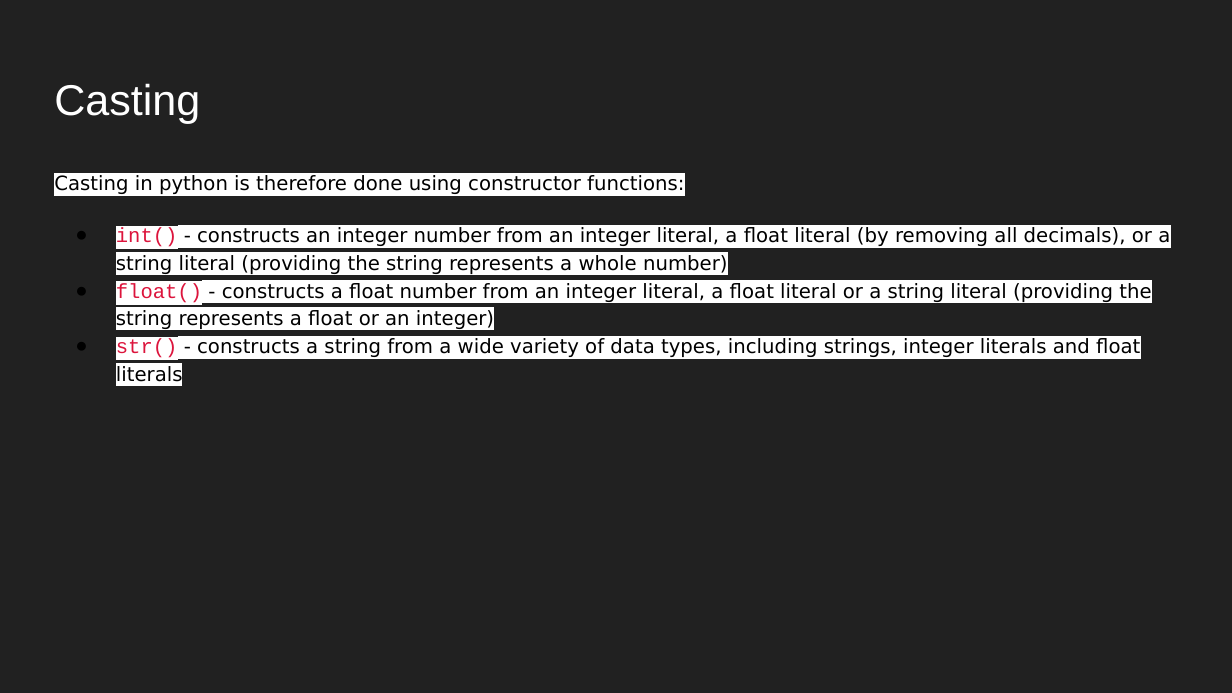
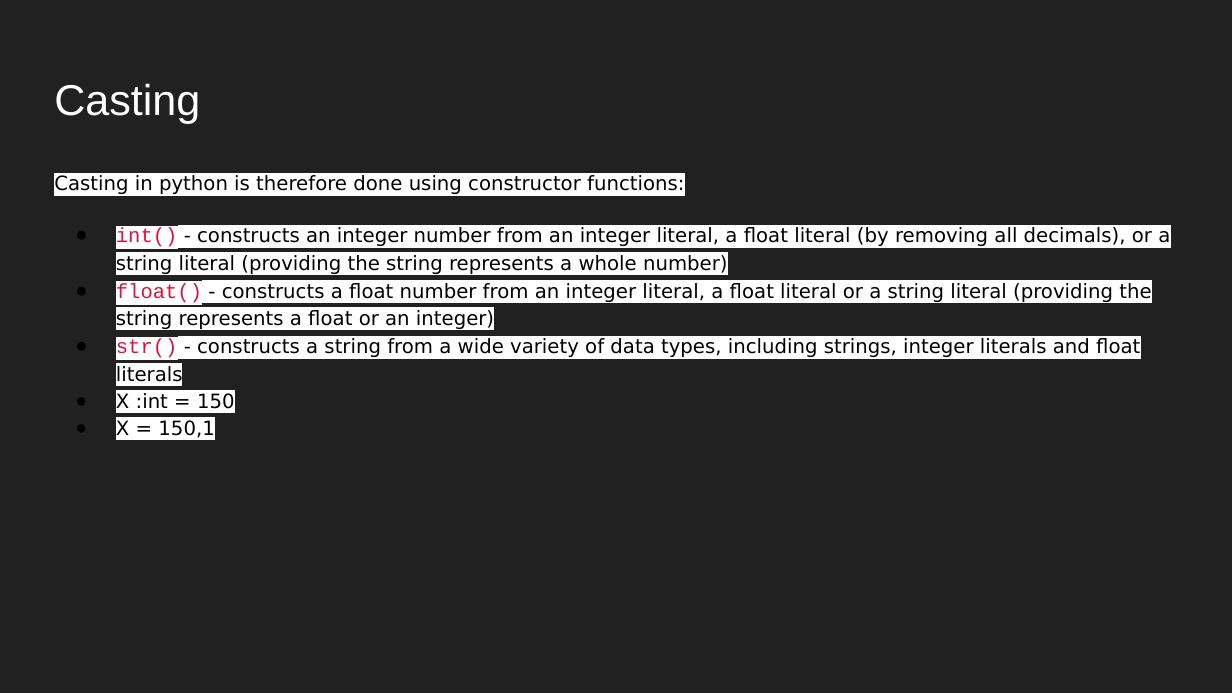
Before and after one commit to nsolaf1/Technology_Programming, a slide deck: slide 5 of Slides/Lesson 9 Data Types .pptx. Drawn at 1232x693 pixels with LibreOffice and Linux fonts; fonts in the diff are those of the drawing. Boxes give left, top, right and bottom in pixels: in the first picture for what was removed or moved away, otherwise in the second. Text is boxed around its words. In the diff, an @@ line names an element or a change of style, - is before the commit and + after.

```diff
--- a/Slides/Lesson 9 Data Types .pptx
+++ b/Slides/Lesson 9 Data Types .pptx
@@ text at box(116, 393, 235, 438): paragraphs added @@
+● X :int = 150
+● X = 150,1
```
Also in this commit, not shown: 12 other slides changed, 6 other files.
